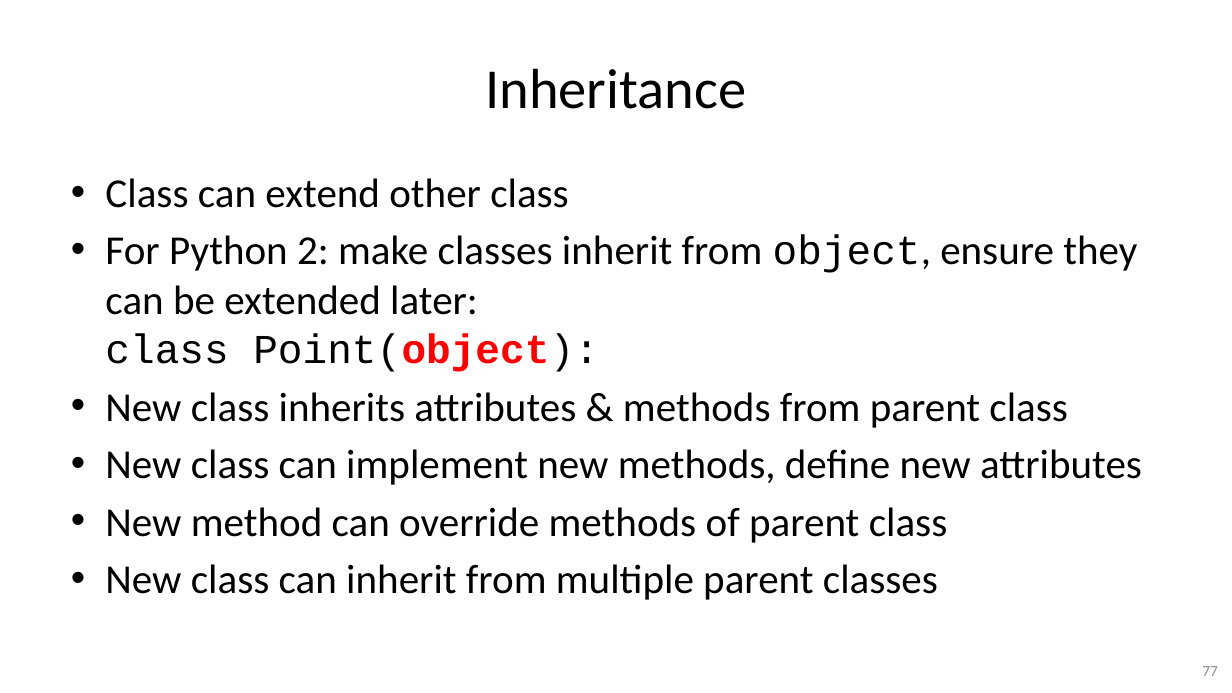
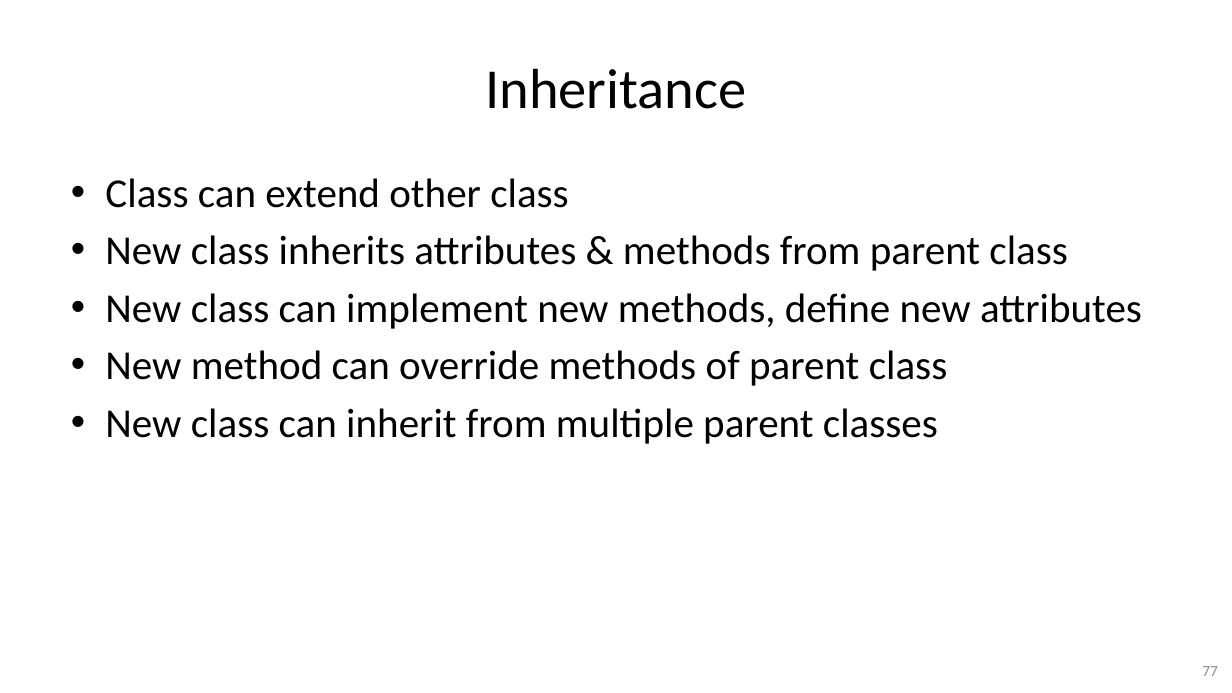
Before and after one commit to gjbex/Python-software-engineering, a slide deck: slide 77 of python_software_engineering.pptx. Drawn at 1232x693 pixels with LibreOffice and Linux fonts; fonts in the diff are those of the drawing. Boxes give left, top, right and bottom in pixels: in the first picture for what was removed or moved away, otherwise in the second. Text is boxed around its words. In the diff, an @@ line names an element or a change of style, - is before the commit and + after.

```diff
--- a/python_software_engineering.pptx
+++ b/python_software_engineering.pptx
@@ text at (x1=105, y1=235, x2=1137, y2=372): paragraph removed @@
-• For Python 2: make classes inherit from object, ensure they can be extended later:
-  class Point(object):
```
Also in this commit, not shown: 3 other slides changed.
